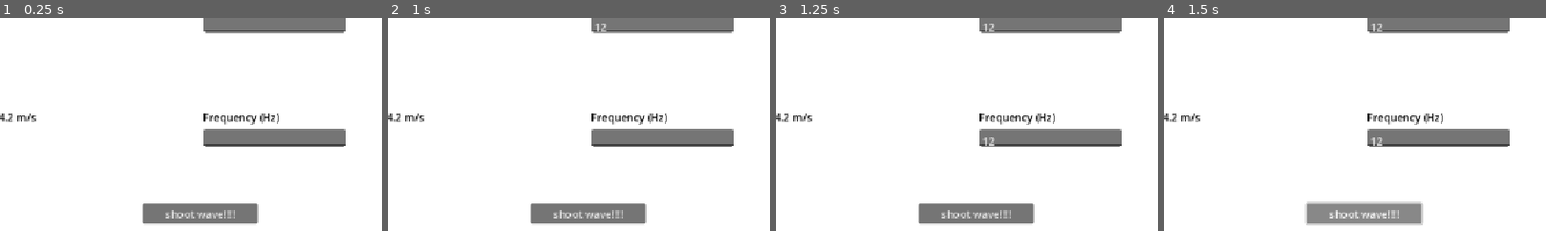
Above: before the commit, frames 1-4 (left to right).
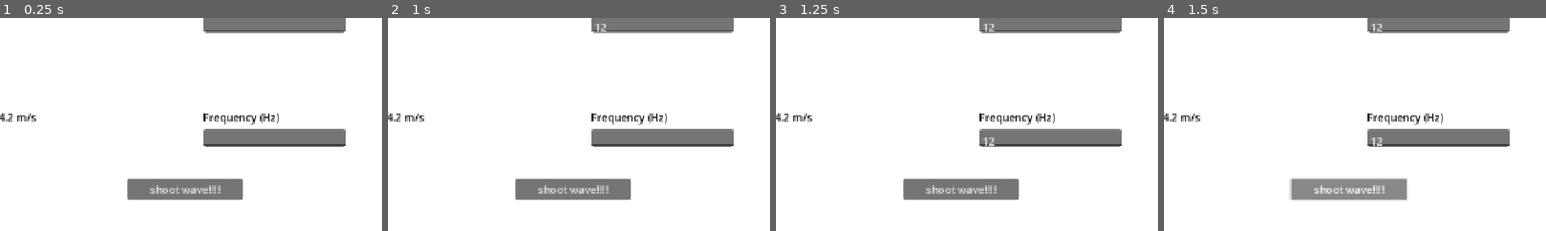
Above: after the commit, the same moments.

Repository: ChuckChuckler/fun-wave-practice-game
Game: Godot game, scene res://main.tscn
Same seed, same stepped clock (60 frames per second), same inputs: the game is played once before the commit and once after it. The project has no main scene, so this scene is started directly.
Inputs (mouse positions are % of the whole screen's width and height, from its top left):
- Up to frame 1 (0.25 s): no input
- Up to frame 2 (1 s): click (60, 25) at 0.52 s; type "12" at 0.6 s; click (60, 51) at 0.75 s; type "12" at 0.83 s; click (60, 78) at 0.98 s
- Up to frame 3 (1.25 s): type "12" at 1.07 s
- Up to frame 4 (1.5 s): click "shoot wave!!!!" at 1.25 s
The pictures show only the part of the screen within x 24-74%, y 50-100%; the shares and areas given below are measured in that part.

The runs differ from the first frame. In frame 1, 6.0% of the frame differs, in the area x 33-68%, y 75-97%; in frame 2, 6.0%; in frame 3, 6.0%; in frame 4, 6.7%, in the area x 32-68%, y 74-98%.

Commit message:
answer checking

Diff:
--- a/main.tscn
+++ b/main.tscn
@@ -165,10 +165,10 @@
 
 [node name="shoot" type="Button" parent="solve_interface"]
 layout_mode = 0
-offset_left = 490.0
-offset_top = 601.0
-offset_right = 664.0
-offset_bottom = 631.0
+offset_left = 467.0
+offset_top = 564.0
+offset_right = 641.0
+offset_bottom = 595.0
 text = "shoot wave!!!!"
 
 [node name="backButton" type="Button" parent="solve_interface"]
@@ -179,6 +179,16 @@
 offset_bottom = 38.0
 text = "back"
 
+[node name="RichTextLabel" type="RichTextLabel" parent="solve_interface"]
+layout_mode = 0
+offset_left = 335.0
+offset_top = 603.0
+offset_right = 752.0
+offset_bottom = 634.0
+theme_override_colors/default_color = Color(1, 0, 0, 1)
+horizontal_alignment = 1
+
 [connection signal="pressed" from="wave_interface/newWaveButton" to="wave_interface/wave" method="_create_new_wave"]
 [connection signal="pressed" from="wave_interface/Button" to="manager" method="_go_to_solve"]
+[connection signal="pressed" from="solve_interface/shoot" to="manager" method="_check_shoot"]
 [connection signal="pressed" from="solve_interface/backButton" to="manager" method="_switch_to_wave"]
--- a/manager.gd
+++ b/manager.gd
@@ -19,3 +19,12 @@
 func _go_to_solve() -> void:
 	$"../solve_interface".visible=true
 	$"../wave_interface".visible=false
+
+
+func _check_shoot() -> void:
+	if $"../solve_interface/HBoxContainer/stuffToSolve/harmonic/input".text=="" or $"../solve_interface/HBoxContainer/stuffToSolve/lambda/input".text=="" or $"../solve_interface/HBoxContainer/stuffToSolve/freq/input".text=="":
+		$"../solve_interface/RichTextLabel".text="All fields must be filled to try a shot!"
+	else:
+		$"../solve_interface/RichTextLabel".text=""
+		var result:bool = $"../wave_interface/wave".check_ans()
+		print_debug(result)
--- a/waveManager.gd
+++ b/waveManager.gd
@@ -55,13 +55,28 @@
 		$"../../solve_interface/HBoxContainer/info/typeOfPipe".text="One side open"
 		harmonic = (randi_range(1,5)*2)-1
 
-	var result = calculate()
-	print_debug(str(result.harmonic) + ", " + str(result.lambda) + ", " + str(result.frequency))
-
 func calculate()->Dictionary:
 	var lmb:float=(len_sample*coeffL)/harmonic
 	return {
 		"harmonic":harmonic,
 		"lambda":lmb,
-		"frequency":sound_speed/lmb
+		"freq":sound_speed/lmb
 	}
+
+func check_ans()->bool:
+	var harmonicIsCorrect:bool=false
+	var lambdaIsCorrect:bool=false
+	var freqIsCorrect:bool=false
+
+	var result = calculate()
+
+	if $"../../solve_interface/HBoxContainer/stuffToSolve/harmonic/input".text == str(harmonic):
+		harmonicIsCorrect=true
+
+	if $"../../solve_interface/HBoxContainer/stuffToSolve/lambda/input".text >= str(result.lambda-0.2) and $"../../solve_interface/HBoxContainer/stuffToSolve/lambda/input".text <= str(result.lambda+0.2):
+		lambdaIsCorrect=true
+
+	if $"../../solve_interface/HBoxContainer/stuffToSolve/freq/input".text >= str(result.freq-0.2) and $"../../solve_interface/HBoxContainer/stuffToSolve/freq/input".text <= str(result.freq+0.2):
+		freqIsCorrect=true
+
+	return harmonicIsCorrect and lambdaIsCorrect and freqIsCorrect
